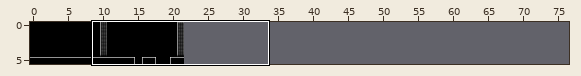
A Tiled map gets an edit: tiled/matrix.tmx. Above, an overview of the earlier version with the close-up marked.
Close-up. Before:
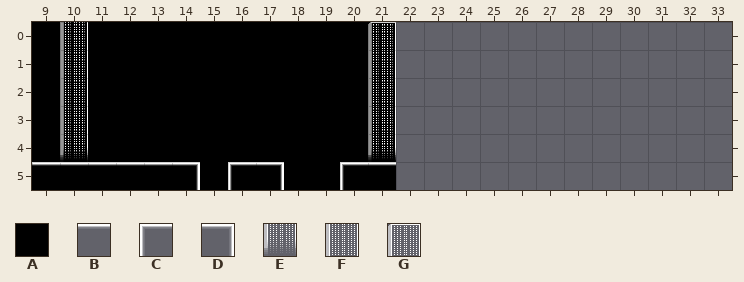
Cells are 32x32 px. Shown: x 9..33, y 0..5. The commit also changed other parts of the map, which this record leaves out. The old version is drawn lined up with the new one.
Key: from "Black": A 0; from "matrix": B 3, C 4, D 5, E 7, F 8, G 9.
_ is an empty cell.
Layer "Black" before, first column x 9:
0 AAAAAAAAAAAAA____________
1 AAAAAAAAAAAAA____________
2 AAAAAAAAAAAAA____________
3 AAAAAAAAAAAAA____________
4 AAAAAAAAAAAAA____________
5 AAAAAAAAAAAAA____________
Layer "Background" before, first column x 9:
0 _F__________G____________
1 _F__________F____________
2 _F__________F____________
3 _F__________F____________
4 _E__________E____________
5 BBBBBD_CD__CB____________
And afterwards:
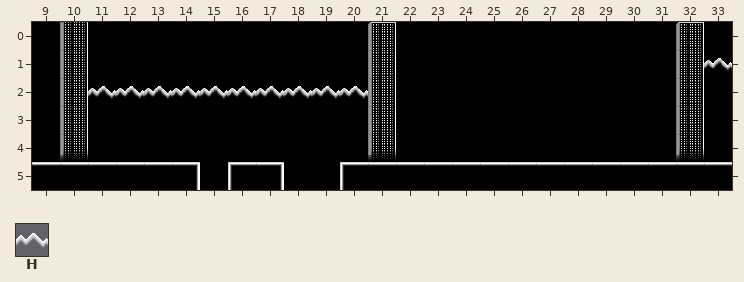
Further tiles: from "matrix": H 6.
Diff:
map size 22x6 -> 77x6 cells
Layer "Black":
y 0..5: x 22..33 ____________ -> AAAAAAAAAAAA
Layer "Background":
y 0: x 32 _ -> G
y 1: x 32..33 __ -> FH
y 2: x 11..20 __________ -> HHHHHHHHHH; x 32 _ -> F
y 3: x 32 _ -> F
y 4: x 32 _ -> E
y 5: x 22..33 ____________ -> BBBBBBBBBBBB
